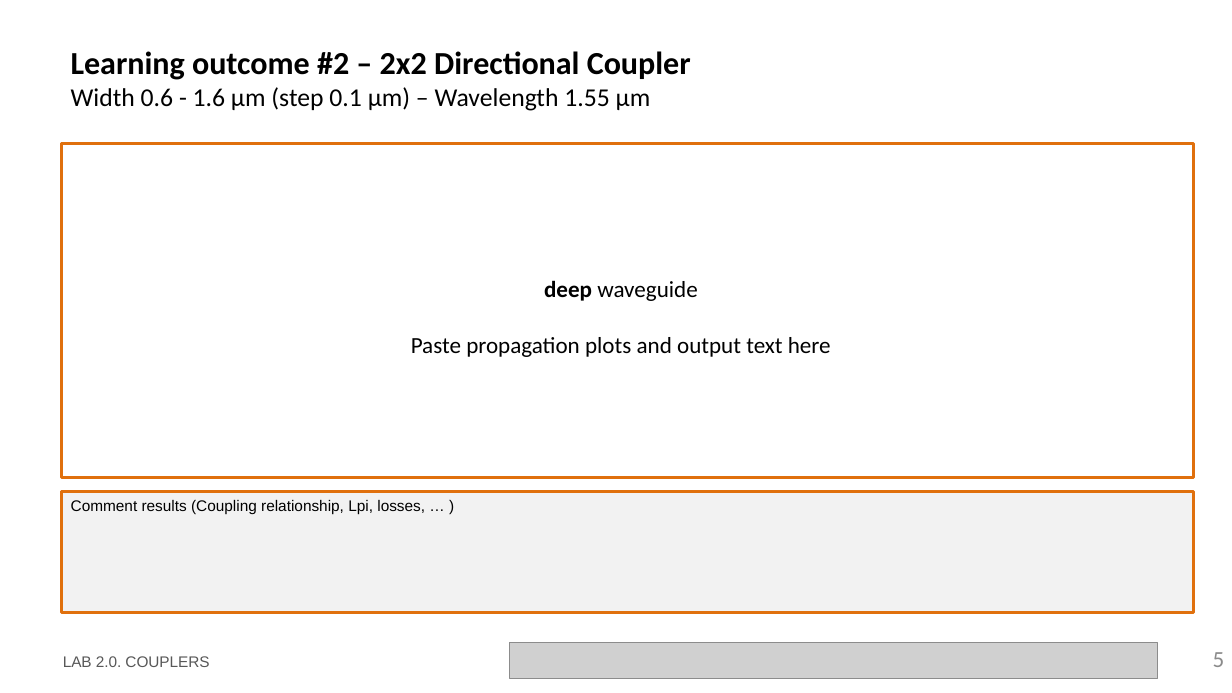
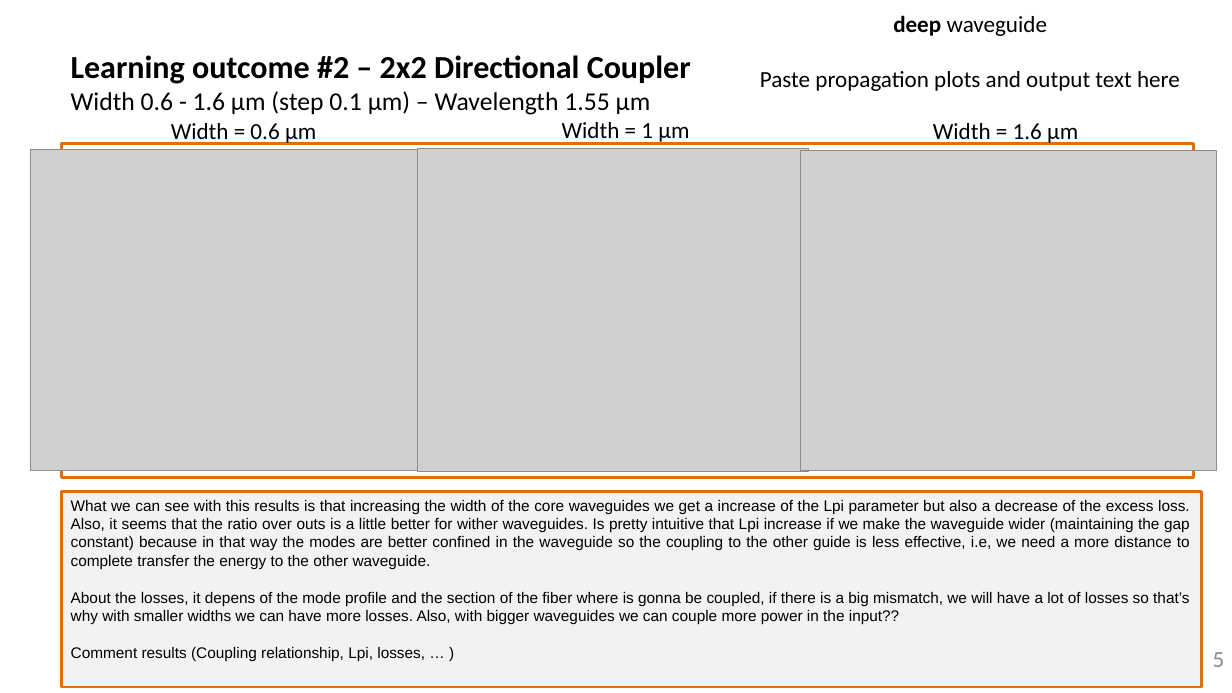
Before and after one commit to DBAEASE/pic-upv-lab2, a slide deck: slide 5 of LabBook_20.pptx. Drawn at 1232x693 pixels with LibreOffice and Linux fonts; fonts in the diff are those of the drawing; grey boxes stand for pictures; background and template pictures are left out. Boxes give left, top, right and bottom in pixels: in the first picture for what was removed or moved away, otherwise in the second. Text is boxed around its words. In the diff, an @@ line names an element or a change of style, - is before the commit and + after.

```diff
--- a/LabBook_20.pptx
+++ b/LabBook_20.pptx
@@ text "deep waveguide": place and size @@
-text "deep waveguide" at (411, 280, 831, 357)
+text "deep waveguide" at (760, 15, 1180, 91)
@@ title "Learning outcome #2 – 2x2 ...": place and size @@
-title "Learning outcome #2 – 2x2 ..." at (71, 51, 691, 111)
+title "Learning outcome #2 – 2x2 ..." at (71, 55, 691, 115)
@@ picture added at (30, 149, 423, 470) @@
@@ text added at (171, 123, 316, 145), 18 pt, text #000000 @@
+Width = 0.6 µm
@@ picture added at (417, 148, 808, 470) @@
@@ text added at (562, 122, 689, 145), 18 pt, text #000000 @@
+Width = 1 µm
@@ text added at (933, 123, 1078, 145), 18 pt, text #000000 @@
+Width = 1.6 µm
@@ picture added at (800, 150, 1216, 470) @@
@@ rectangle "What we can see with ...": place and size @@
-rectangle "What we can see with ..." at (62, 492, 1194, 613)
+rectangle "What we can see with ..." at (62, 492, 1202, 688)
@@ text in rectangle at (71, 500, 1190, 625): paragraphs added @@
+What we can see with this results is that increasing the width of the core waveguides we get a increase of the Lpi parameter but also a decrease of the excess loss. Also, it seems that the ratio over outs is a little better for wither waveguides. Is pretty intuitive that Lpi increase if we make the waveguide wider (maintaining the gap constant) because in that way the modes are better confined in the waveguide so the coupling to the other guide is less effective, i.e, we need a more distance to complete transfer the energy to the other waveguide.
+About the losses, it depens of the mode profile and the section of the fiber where is gonna be coupled, if there is a big mismatch, we will have a lot of losses so that’s why with smaller widths we can have more losses. Also, with bigger waveguides we can couple more power in the input??
@@ picture removed at (510, 642, 1158, 679) @@
```
Also in this commit, not shown: 6 other slides changed, 2 slides added, 2 other files.
